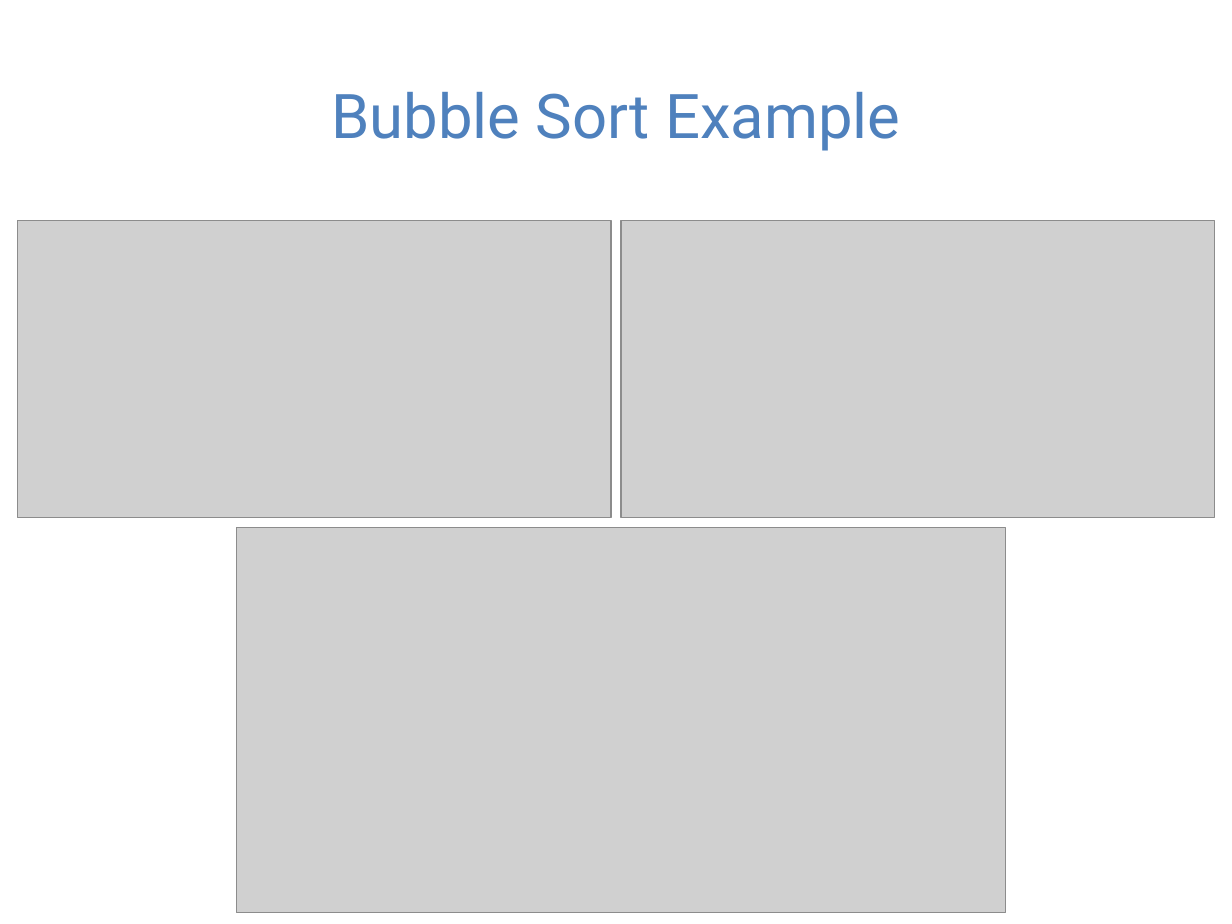
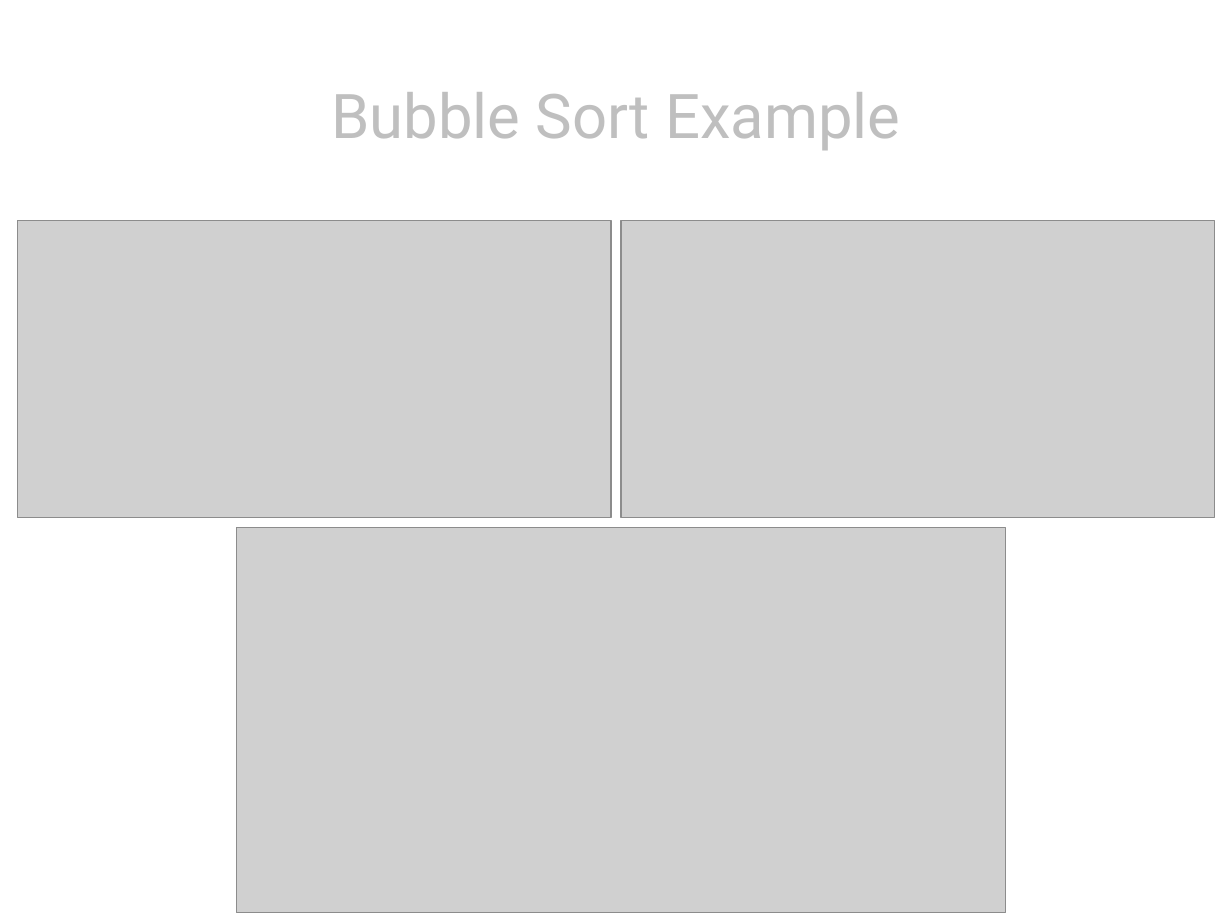
Before and after one commit to guhofstra/CSC017, a slide deck: slide 5 of PPTs/Lecture 13-sorting algorithms.pptx. Drawn at 1232x924 pixels with LibreOffice and Linux fonts; fonts in the diff are those of the drawing; grey boxes stand for pictures. Boxes give left, top, right and bottom in pixels: in the first picture for what was removed or moved away, otherwise in the second. Text is boxed around its words. In the diff, an @@ line names an element or a change of style, - is before the commit and + after.

```diff
--- a/PPTs/Lecture 13-sorting algorithms.pptx
+++ b/PPTs/Lecture 13-sorting algorithms.pptx
@@ title "Bubble Sort Example" at [331,92,900,150]: text colour #4F81BD to #BFBFBF @@
```
Also in this commit, not shown: 33 other slides changed, 4 other files.
